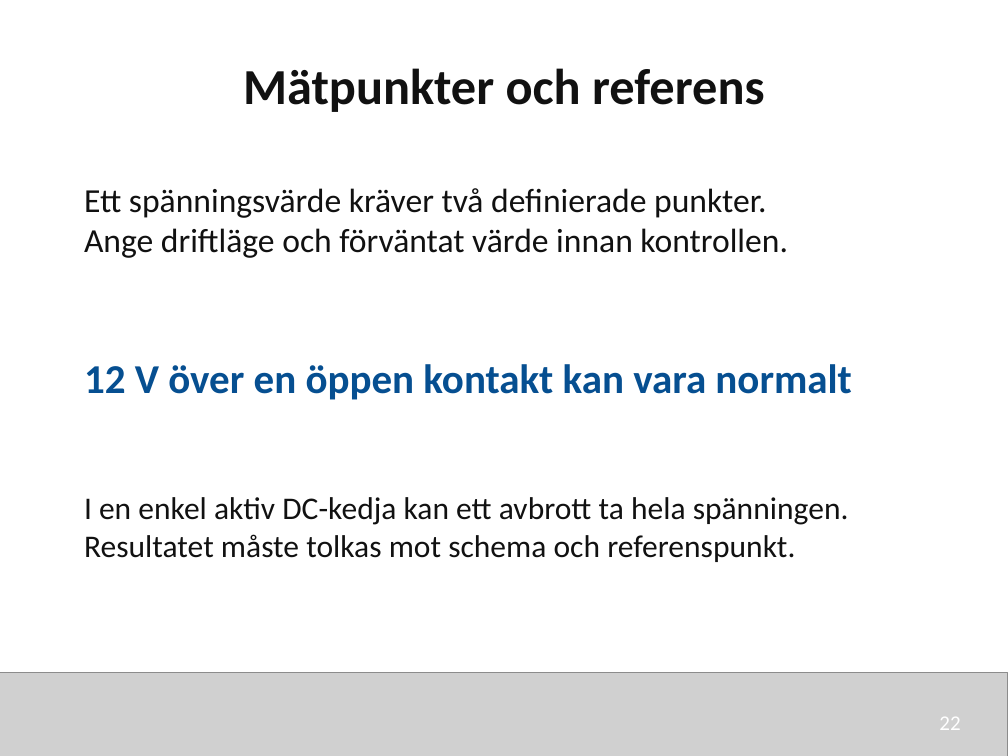
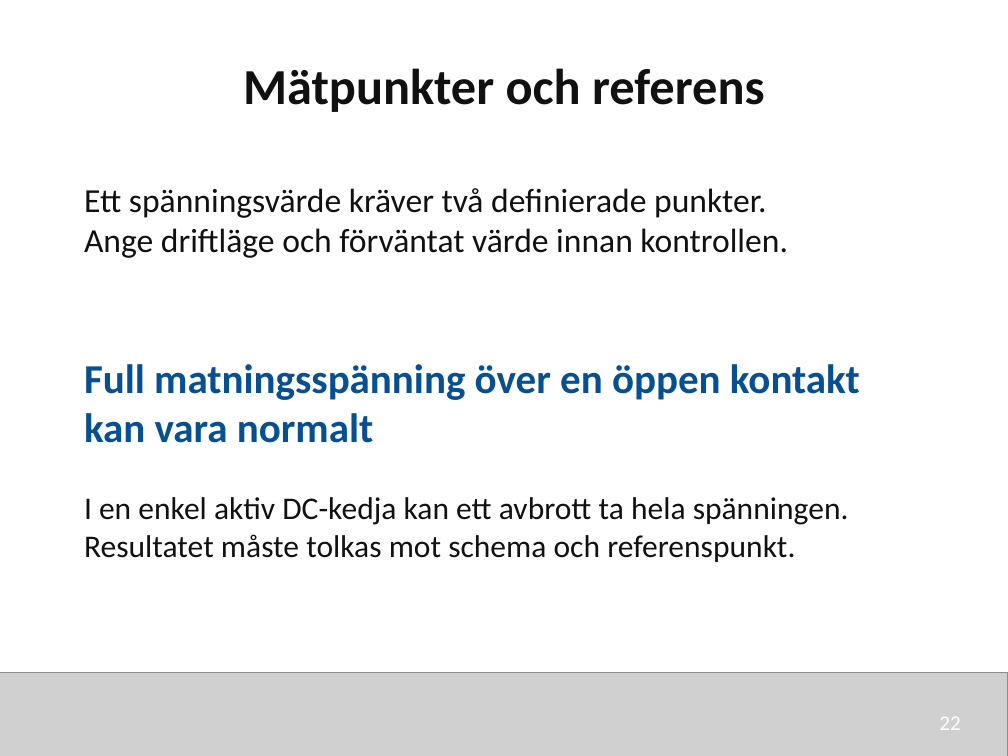
Before and after one commit to nj22az/nj22az.github.io, a slide deck: slide 22 of sjoskolan/vecka-43/aktuell/v43_03_Elscheman_och_dokumentation_elev.pptx. Drawn at 1008x756 pixels with LibreOffice and Linux fonts; fonts in the diff are those of the drawing; grey boxes stand for pictures. Boxes give left, top, right and bottom in pixels: in the first picture for what was removed or moved away, otherwise in the second. Text is boxed around its words. In the diff, an @@ line names an element or a change of style, - is before the commit and + after.

```diff
--- a/sjoskolan/vecka-43/aktuell/v43_03_Elscheman_och_dokumentation_elev.pptx
+++ b/sjoskolan/vecka-43/aktuell/v43_03_Elscheman_och_dokumentation_elev.pptx
@@ text at [84,364,860,443]: text changed @@
-12 V över en öppen kontakt kan vara normalt
+Full matningsspänning över en öppen kontakt kan vara normalt
```
Also in this commit, not shown: 8 other slides changed, 14 other files.
